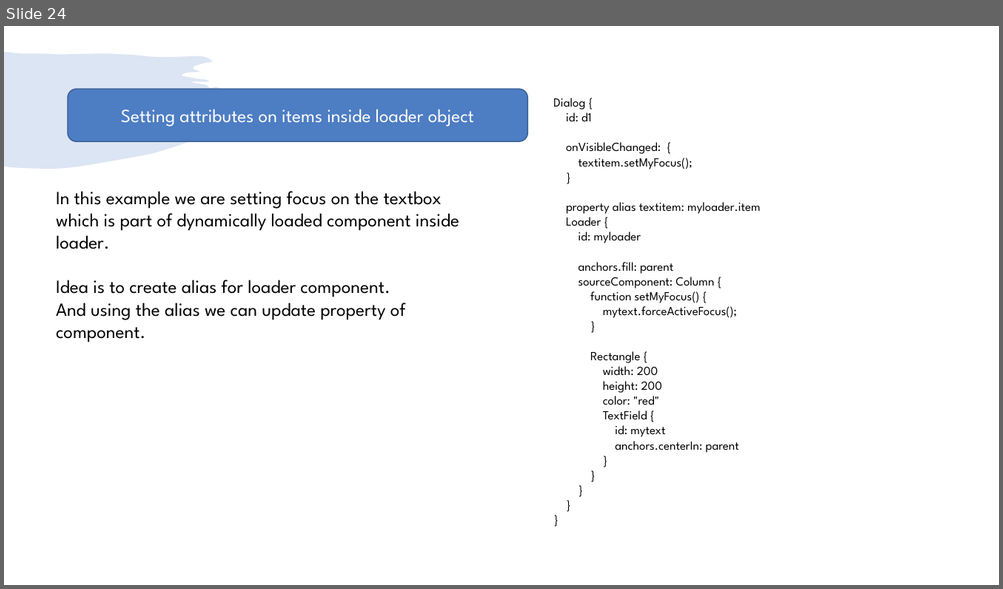
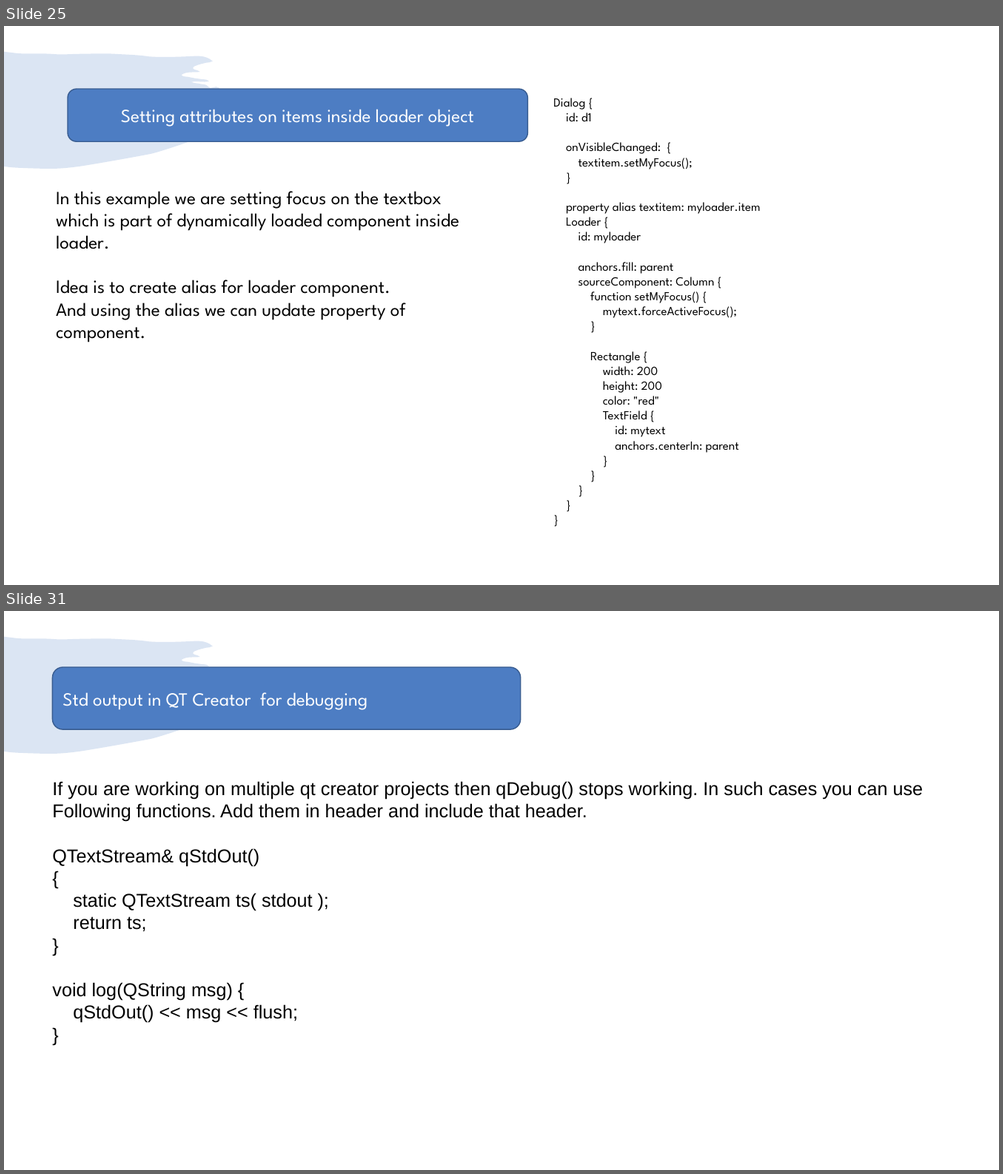
Before and after one commit to girishlande/QtProjects, a slide deck: learnings.pptx. Shown one above the other, each under a label of ours: slide 24 before the commit, slides 25 and 31 after it; the slides between them are not shown. The pictures are 1003x589 and 1003x1174 pixels, drawn with LibreOffice and Linux fonts; fonts in the diff are those of the drawing. Boxes give left, top, right and bottom in pixels: in the first picture for what was removed or moved away, otherwise in the second. Text is boxed around its words. In the diff, an @@ line names an element or a change of style, - is before the commit and + after.

```diff
--- a/learnings.pptx
+++ b/learnings.pptx
@@ slide 31 added at bbox=[4, 611, 999, 1170], background #FFFFFF; not listed: 1 template element that a slide beside it also shows @@
@@ rounded rectangle added at bbox=[53, 667, 521, 729], fill #4D7DC3, outline #395C90 1 pt, 18 pt, text #FFFFFF @@
+Std output in QT Creator for debugging
@@ text added at bbox=[52, 781, 923, 1023], 18 pt, text #000000 @@
+If you are working on multiple qt creator projects then qDebug() stops working. In such cases you can use
+Following functions. Add them in header and include that header.
+QTextStream& qStdOut()
+{
+static QTextStream ts( stdout );
+return ts;
+}
+void log(QString msg) {
+qStdOut() << msg << flush;
+}
@@ what was slide 24 is now slide 25 @@
```
Also in this commit, not shown: 6 slides changed, 2 other slides added, 2 slides removed.
